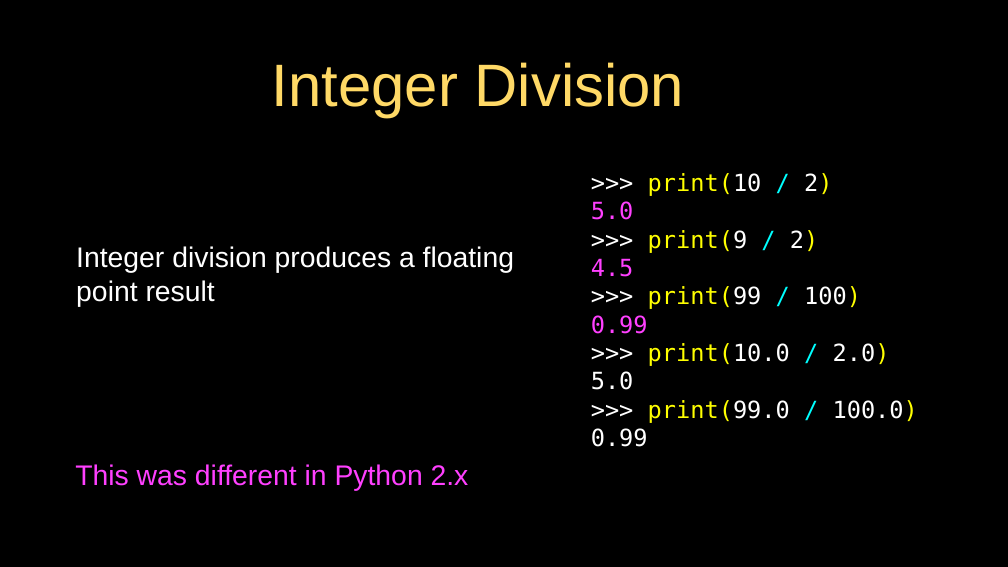
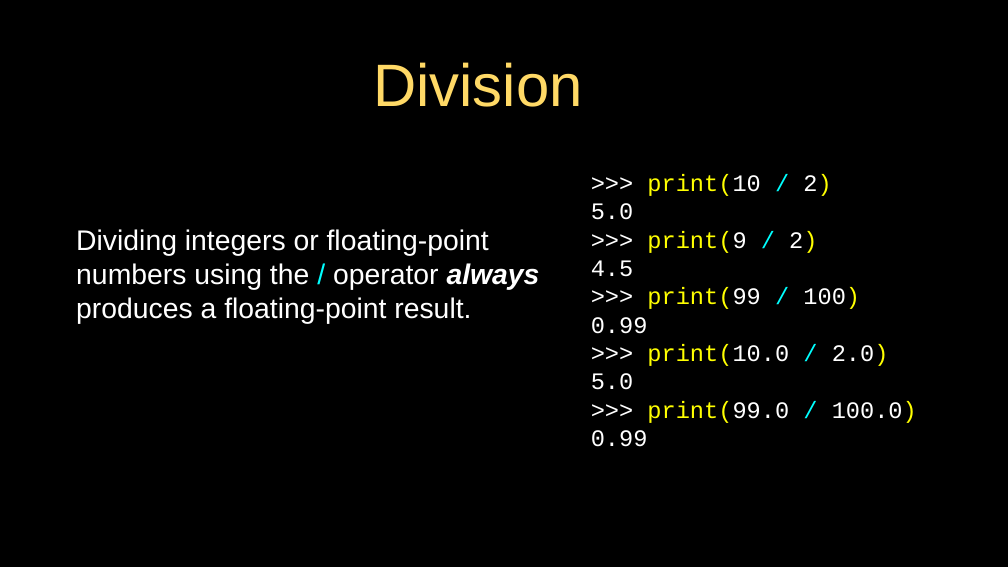
Before and after one commit to csev/py4e, a slide deck: slide 26 of lectures3/Pythonlearn-02-Expressions.pptx. Drawn at 1008x567 pixels with LibreOffice and Linux fonts; fonts in the diff are those of the drawing. Boxes give left, top, right and bottom in pixels: in the first picture for what was removed or moved away, otherwise in the second. Text is boxed around its words. In the diff, an @@ line names an element or a change of style, - is before the commit and + after.

Commit message:
issue-480: Add floor division to 02-Expressions slide deck.

```diff
--- a/lectures3/Pythonlearn-02-Expressions.pptx
+++ b/lectures3/Pythonlearn-02-Expressions.pptx
@@ title at <box>373,62,582,107</box>: text changed @@
-Integer Division
+Division
@@ text ">>> print(10 / 2)" at <box>591,174,917,447</box>: font DejaVu Sans Mono to Courier New; text colour #FF40FF to #FFFFFF in "5.0", "4.5", "0.99" @@
@@ text at <box>76,229,540,324</box>: text changed @@
-Integer division produces a floating point result
+Dividing integers or floating-point numbers using the / operator always produces a floating-point result.
@@ text removed at <box>75,464,469,491</box> @@
-This was different in Python 2.x
```
Also in this commit, not shown: 29 other slides changed, 2 slides added, 1 other file.
